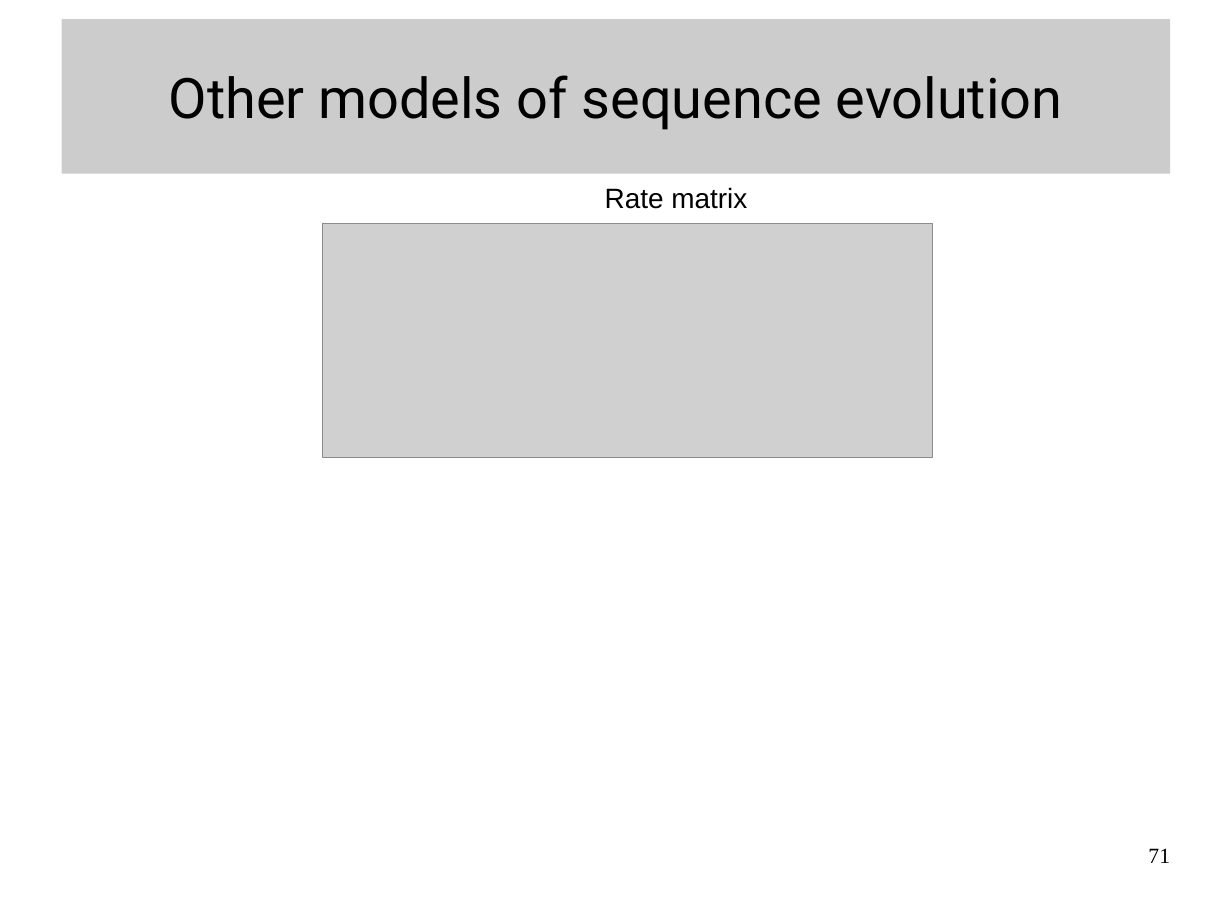
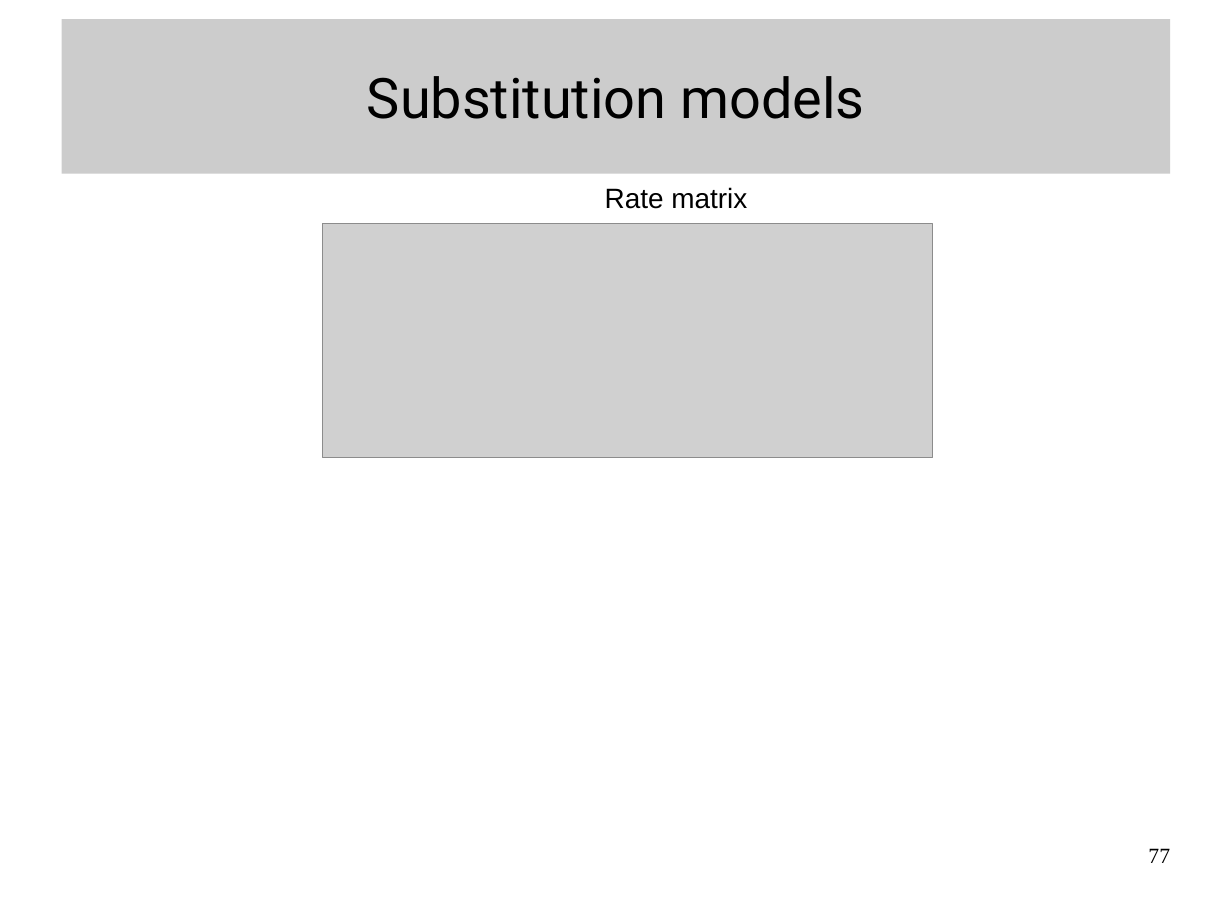
Before and after one commit to Boussau/boussau.github.io, a slide deck: slide 77 of COME_courses/Cambridge_2022/1_intro_CTMC/IntroductionToModels.odp (slide 71 before the commit). Drawn at 1232x924 pixels with LibreOffice and Linux fonts; fonts in the diff are those of the drawing; grey boxes stand for pictures. Boxes give left, top, right and bottom in pixels: in the first picture for what was removed or moved away, otherwise in the second. Text is boxed around its words. In the diff, an @@ line names an element or a change of style, - is before the commit and + after.

```diff
--- a/COME_courses/Cambridge_2022/1_intro_CTMC/IntroductionToModels.odp
+++ b/COME_courses/Cambridge_2022/1_intro_CTMC/IntroductionToModels.odp
@@ title at [367, 76, 864, 119]: text changed @@
-Other models of sequence evolution
+Substitution models
@@ page number at [1148, 848, 1170, 863]: text changed @@
-71
+77
```
Also in this commit, not shown: 10 other slides changed, 6 slides added, 3 other files.
